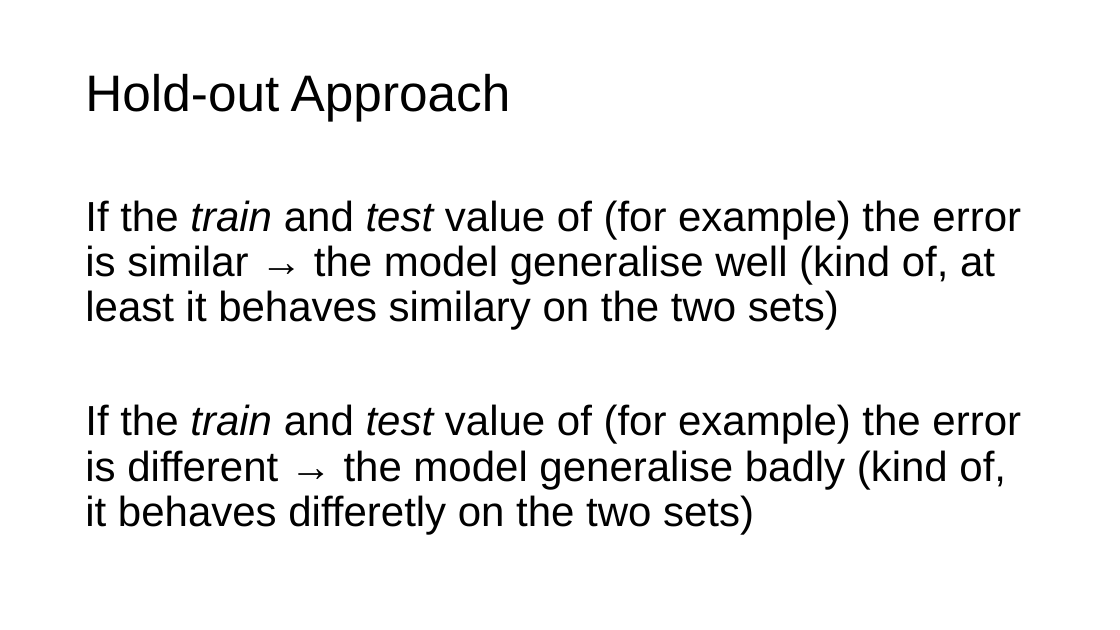
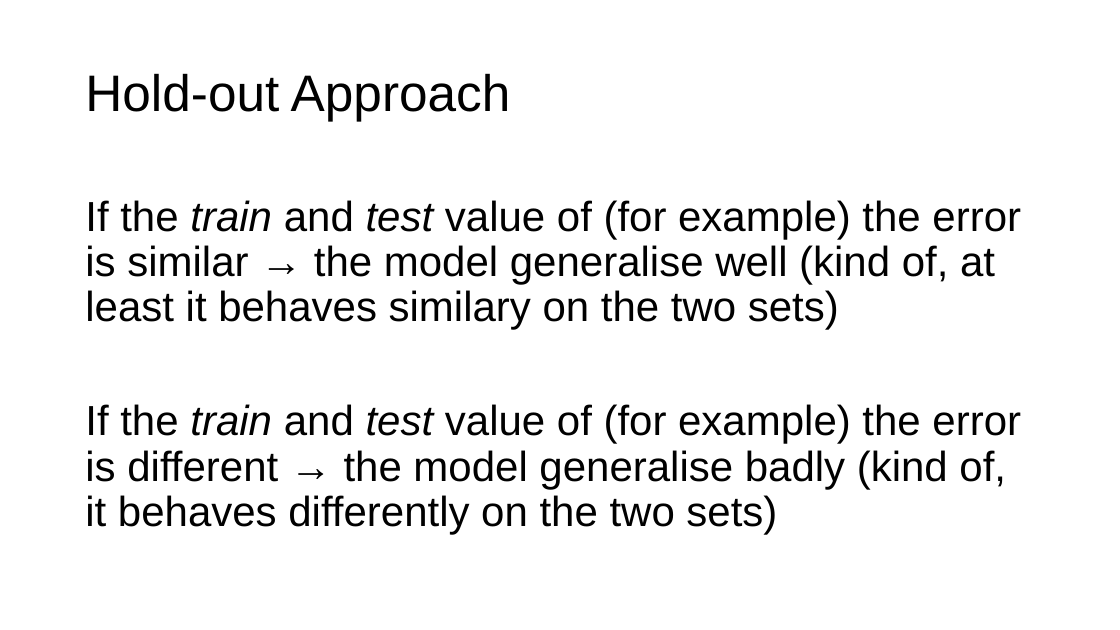
Before and after one commit to toelt-llc/MSCA-ITN-PARENT, a slide deck: slide 16 of DETERMINED2022/Introduction to model validation and unbalanced datasets/DETERMINED2022-toelt-Model_Validation_lecture_michelucci.pptx (slide 10 before the commit). Drawn at 1120x630 pixels with LibreOffice and Linux fonts; fonts in the diff are those of the drawing; background and template pictures are left out. Boxes give left, top, right and bottom in pixels: in the first picture for what was removed or moved away, otherwise in the second. Text is boxed around its words. In the diff, an @@ line names an element or a change of style, - is before the commit and + after.

```diff
--- a/DETERMINED2022/Introduction to model validation and unbalanced datasets/DETERMINED2022-toelt-Model_Validation_lecture_michelucci.pptx
+++ b/DETERMINED2022/Introduction to model validation and unbalanced datasets/DETERMINED2022-toelt-Model_Validation_lecture_michelucci.pptx
@@ text at (85, 404, 1021, 535): text changed @@
-If the train and test value of (for example) the error is different → the model generalise badly (kind of, it behaves differetly on the two sets)
+If the train and test value of (for example) the error is different → the model generalise badly (kind of, it behaves differently on the two sets)
```
Also in this commit, not shown: 6 other slides changed, 7 slides added, 1 slide removed, 3 other files.
